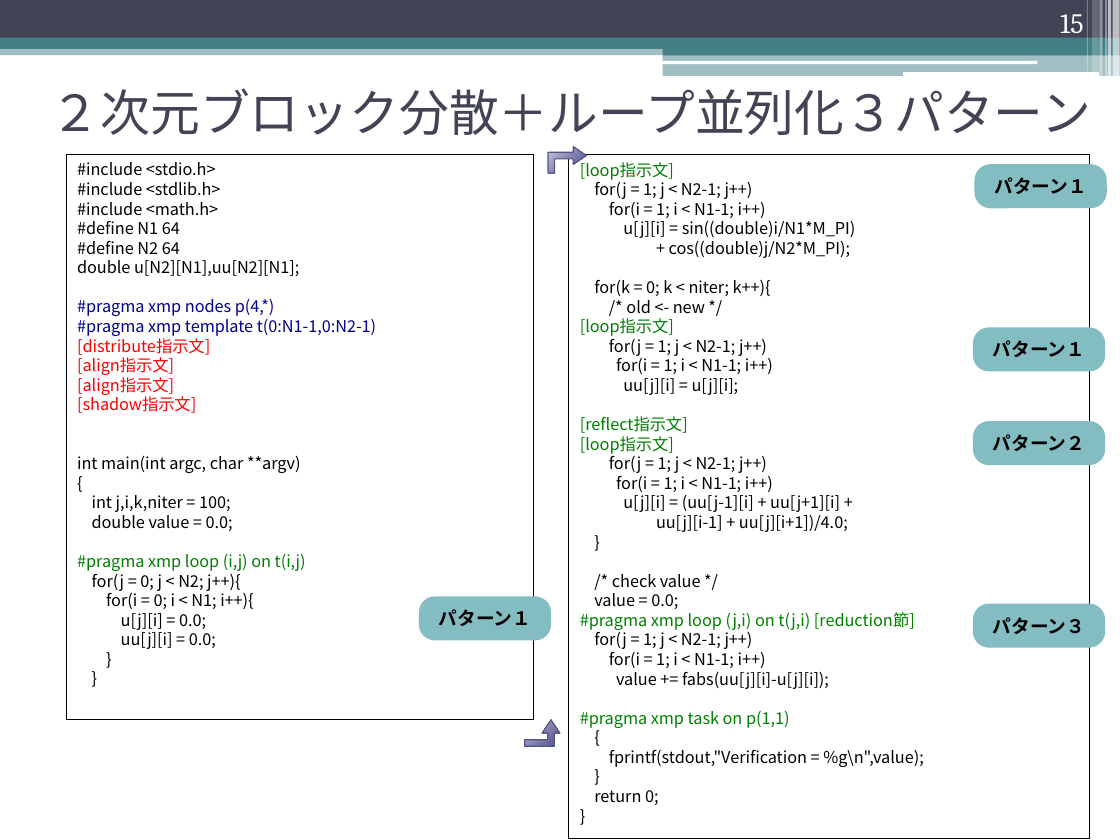
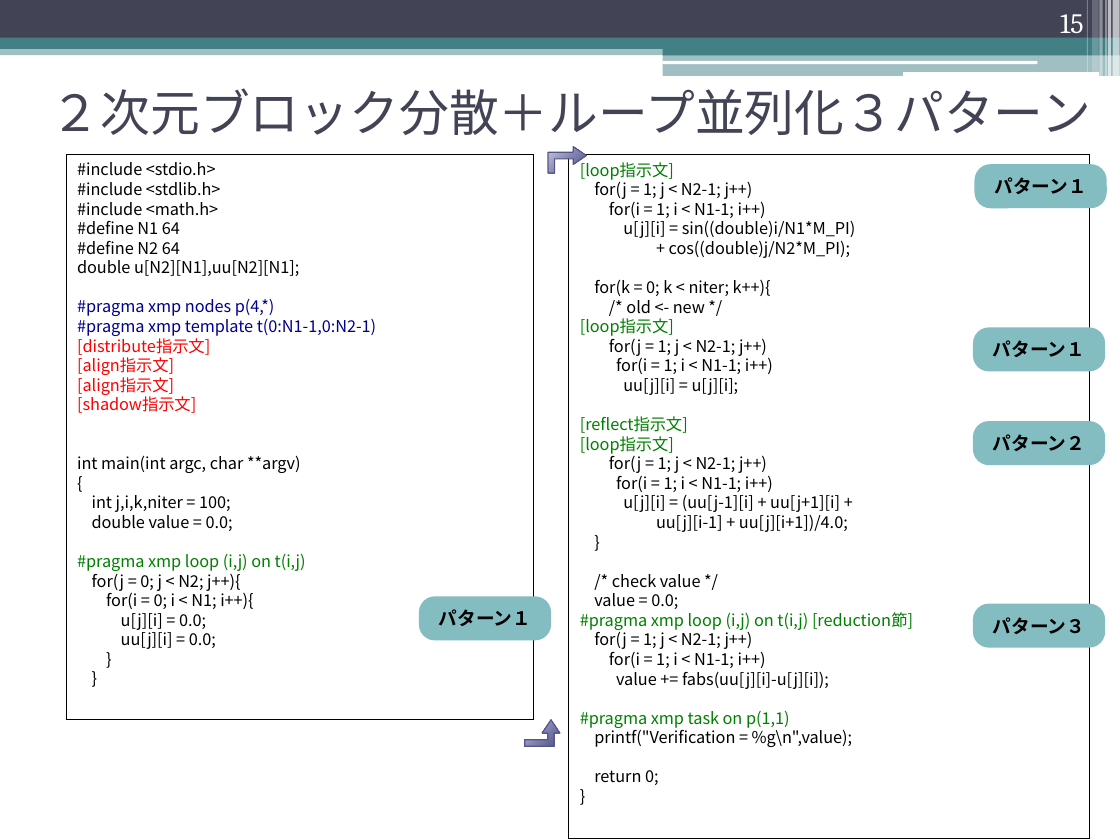
Before and after one commit to XcalableMP/Lecture, a slide deck: slide 15 of beginner/2.globalview.pptx. Drawn at 1120x840 pixels with LibreOffice and Linux fonts; fonts in the diff are those of the drawing. Boxes give left, top, right and bottom in pixels: in the first picture for what was removed or moved away, otherwise in the second. Text is boxed around its words. In the diff, an @@ line names an element or a change of style, - is before the commit and + after.

```diff
--- a/beginner/2.globalview.pptx
+++ b/beginner/2.globalview.pptx
@@ text in rectangle at bbox=[580, 612, 913, 630]: text changed @@
-#pragma xmp loop (j,i) on t(j,i) [reduction節]
+#pragma xmp loop (i,j) on t(i,j) [reduction節]
@@ text in rectangle at bbox=[594, 727, 853, 747]: text changed @@
-{
-fprintf(stdout,"Verification = %g\n",value);
-}
+printf("Verification = %g\n",value);
```
Also in this commit, not shown: 1 other slide changed, 5 other files.
